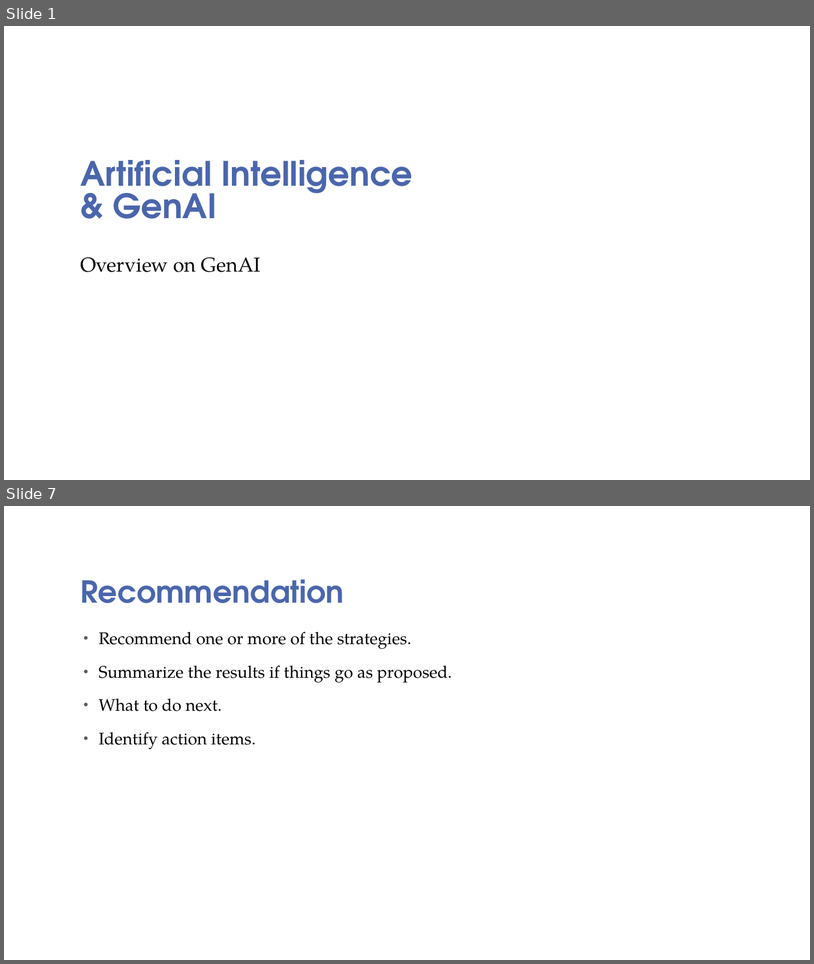
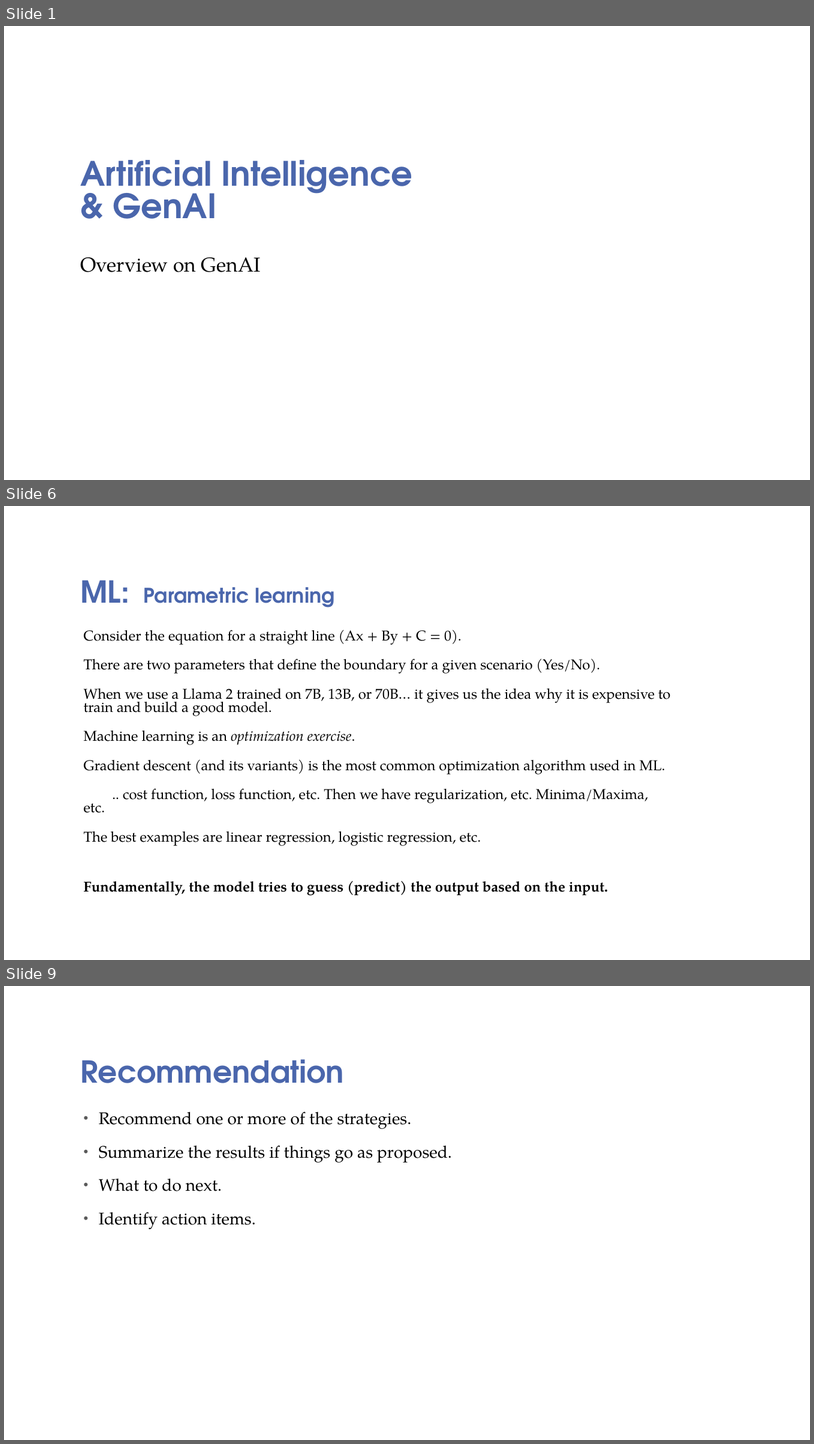
Before and after one commit to sswamyn/aiml_notes, a slide deck: AI_ML-GenAI-an-Overview-Q12024.pptx. Shown one above the other, each under a label of ours: slides 1 and 7 before the commit, slides 1, 6 and 9 after it; the slides between them are not shown. The pictures are 814x964 and 814x1444 pixels, drawn with LibreOffice and Linux fonts; fonts in the diff are those of the drawing; background and template pictures are left out. Boxes give left, top, right and bottom in pixels: in the first picture for what was removed or moved away, otherwise in the second. Text is boxed around its words. In the diff, an @@ line names an element or a change of style, - is before the commit and + after.

```diff
--- a/AI_ML-GenAI-an-Overview-Q12024.pptx
+++ b/AI_ML-GenAI-an-Overview-Q12024.pptx
@@ slide 6 added at box(4, 506, 810, 960), background picture (left out) @@
@@ title added at box(81, 580, 335, 607), 24 pt, text #4A66AC, bold @@
+ML: Parametric learning
@@ text added at box(84, 630, 671, 895), 17 pt, text #000000 @@
+Consider the equation for a straight line (Ax + By + C = 0).
+There are two parameters that define the boundary for a given scenario (Yes/No).
+When we use a Llama 2 trained on 7B, 13B, or 70B… it gives us the idea why it is expensive to train and build a good model.
+Machine learning is an optimization exercise.
+Gradient descent (and its variants) is the most common optimization algorithm used in ML.
+.. cost function, loss function, etc. Then we have regularization, etc. Minima/Maxima, etc.
+The best examples are linear regression, logistic regression, etc.
+Fundamentally, the model tries to guess (predict) the output based on the input.
@@ what was slide 7 is now slide 9 @@
```
Also in this commit, not shown: 2 slides changed, 7 other slides added, 3 slides removed, 4 other files.
